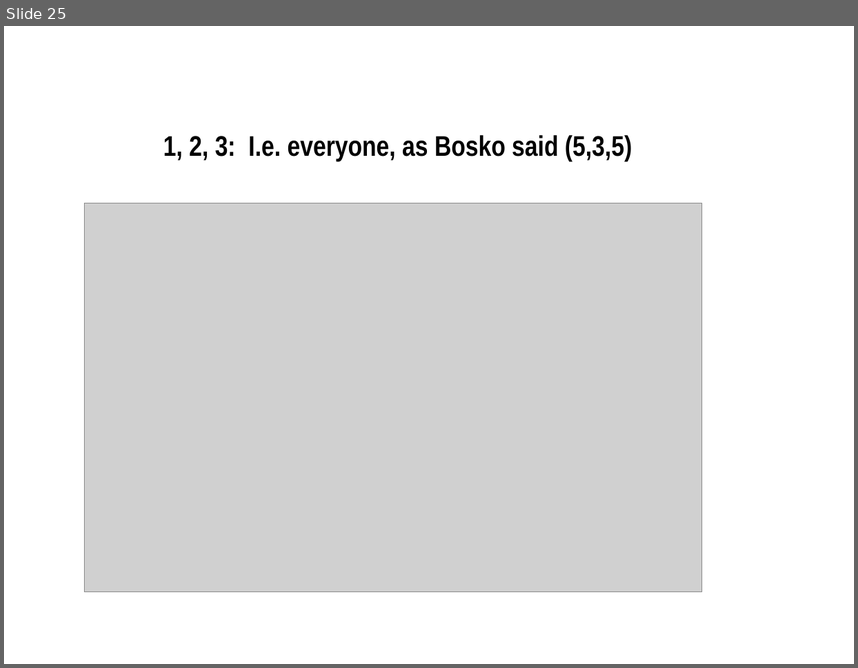
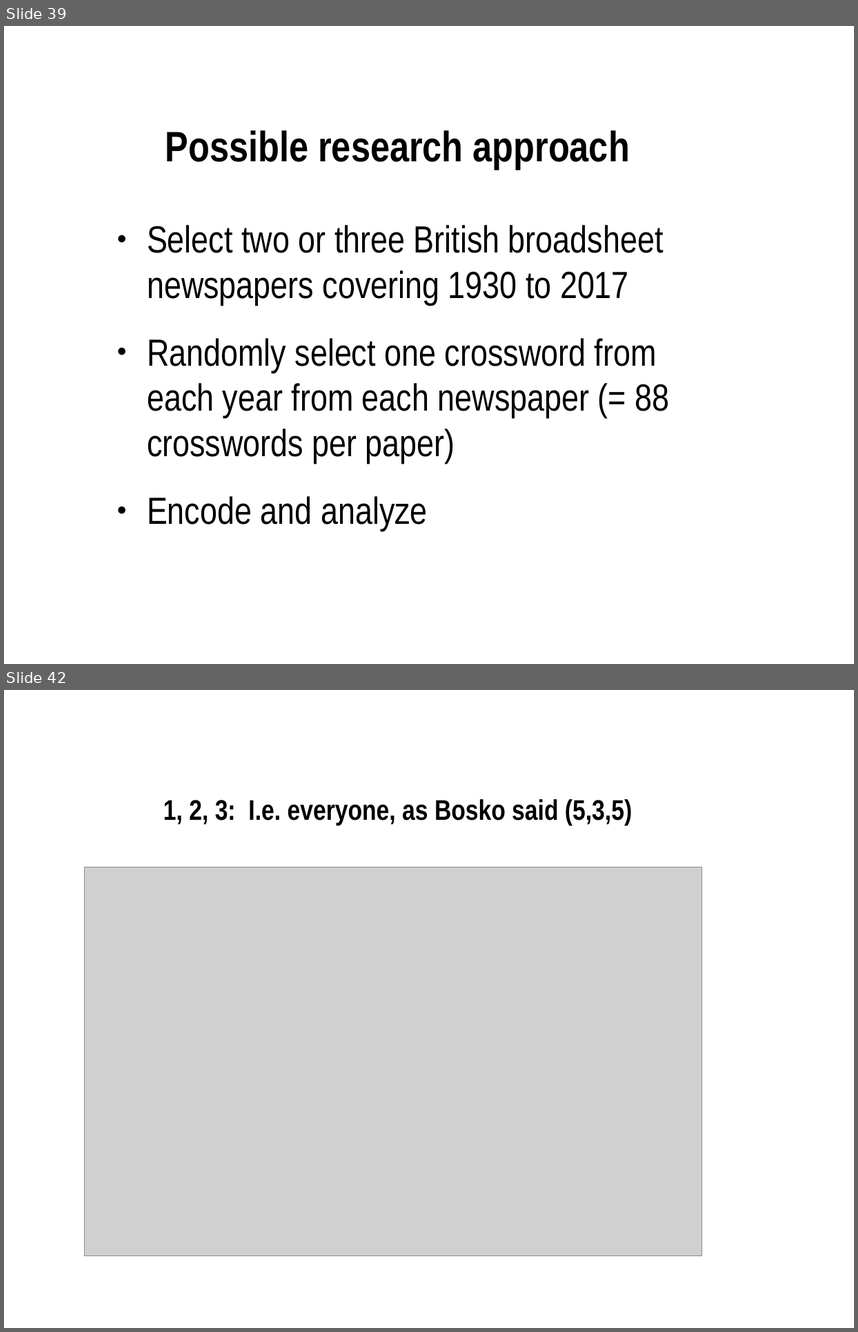
Before and after one commit to martindholmes/cryptic, a slide deck: presentations/tei2017.odp. Shown one above the other, each under a label of ours: slide 25 before the commit, slides 39 and 42 after it; the slides between them are not shown. The pictures are 858x668 and 858x1332 pixels, drawn with LibreOffice and Linux fonts; fonts in the diff are those of the drawing; grey boxes stand for pictures; background and template pictures are left out. Boxes give left, top, right and bottom in pixels: in the first picture for what was removed or moved away, otherwise in the second. Text is boxed around its words. In the diff, an @@ line names an element or a change of style, - is before the commit and + after.

```diff
--- a/presentations/tei2017.odp
+++ b/presentations/tei2017.odp
@@ slide 39 added at (4, 26, 854, 664), background picture (left out) @@
@@ title added at (165, 130, 630, 170), 36 pt, text #000000, bold @@
+Possible research approach
@@ text added at (147, 225, 670, 530), 32 pt, text #000000 @@
+● Select two or three British broadsheet newspapers covering 1930 to 2017
+● Randomly select one crossword from each year from each newspaper (= 88 crosswords per paper)
+● Encode and analyze
@@ what was slide 25 is now slide 42 @@
```
Also in this commit, not shown: 4 slides changed, 16 other slides added, 1 other file.
